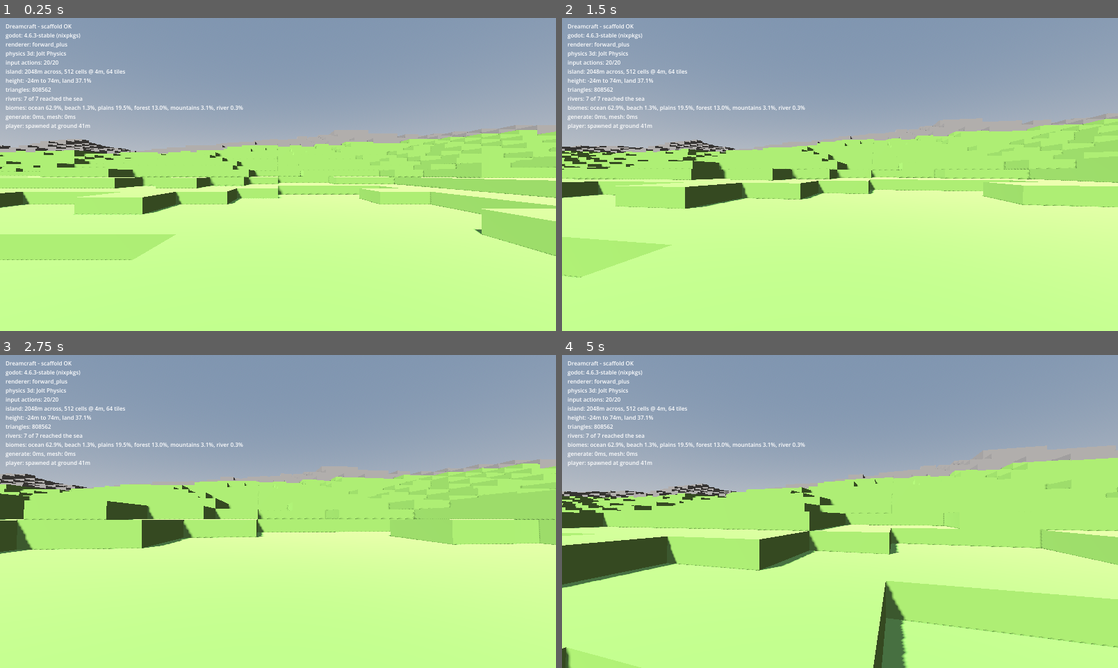
Above: before the commit, frames 1-4 (two rows, left to right).
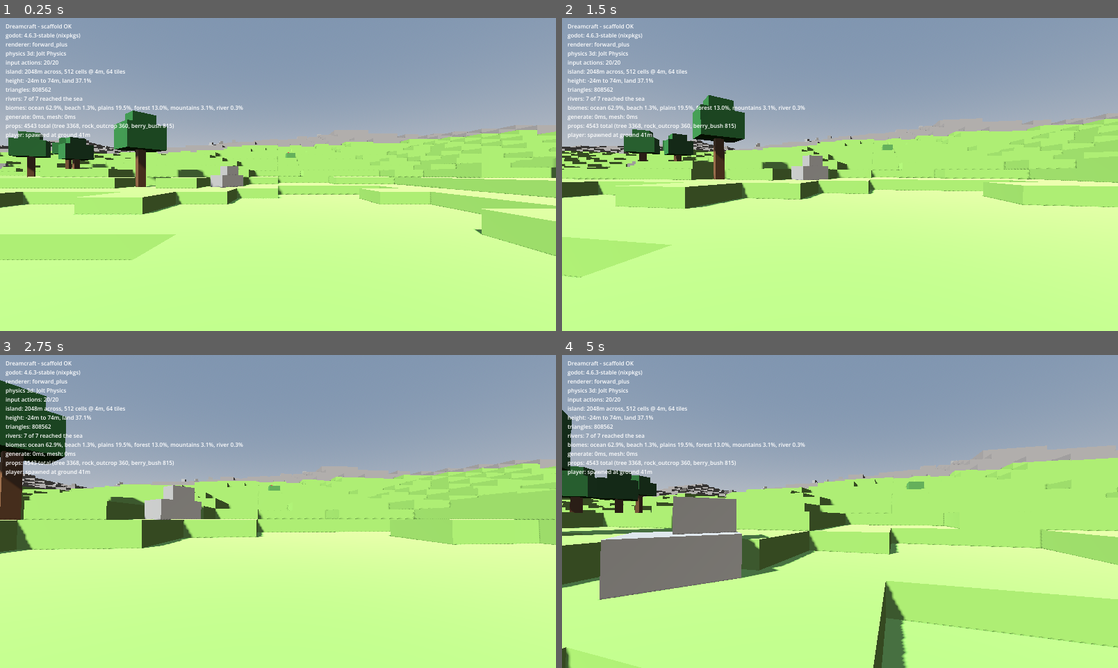
Above: after the commit, the same moments.

Repository: azthrun/dreambig-game-dreamcraft
Game: Godot game, scene res://scenes/main.tscn
Two runs of this game, one before a commit and one after it. Both use one fixed random seed, a clock stepped at 60 frames per second and the inputs below.
Inputs (mouse positions are in pixels of both pictures, inside the frame that each line leads up to):
- Up to frame 1 (0.25 s): no input
- Up to frame 2 (1.5 s): tap Enter (ui_accept) at 0.5 s; move the mouse to (867, 174) at 0.52 s; hold W (move_forward) from 0.53 s (still down); tap E (interact) at 0.6 s; click (867, 174) at 0.67 s; tap Space (jump) at 0.77 s; move the mouse to (812, 174) at 1.27 s; right-click (812, 174) at 1.35 s
- Up to frame 3 (2.75 s): keep holding W (move_forward); tap Space (jump) at 1.52 s; tap E (interact) at 1.55, 2.3 s; move the mouse to (289, 505) at 2.02 s; hold Ctrl (crouch) from 2.03 s (still down)
- Up to frame 4 (5 s): keep holding W (move_forward); move the mouse to (834, 517) at 2.77 s; release Ctrl (crouch) at 2.78 s; click (834, 517) at 2.85 s; tap Space (jump) at 3.02, 3.77, 4.52 s; tap E (interact) at 3.05, 3.8, 4.55 s; move the mouse to (878, 514) at 3.52 s; tap 1 (hotbar_1) at 3.6 s; move the mouse to (795, 508) at 4.27 s; tap 2 (hotbar_2) at 4.35 s

The runs differ from the first frame. In frame 1, 3.2% of the frame differs, in the area x 0-100%, y 29-55%; in frame 2, 3.0%; in frame 3, 4.5%; in frame 4, 8.8%, in the area x 0-71%, y 17-79%.

Commit message:
Add harvestable props with biome-weighted placement
4543 props on the island: 3368 trees, 360 rock outcrops, 815 berry bushes.
81 tests, green.

Placement is pure and seed-derived, which is what lets a save file store a
seed rather than thousands of positions -- only which props have been
harvested will ever need saving.

Props are built from box meshes in code rather than authored as .tscn
files. Same reasoning that will apply to the creatures: there is no 3D art
in this project and the aesthetic is cuboid, so boxes assembled to known
proportions are both the cheapest and the most stylistically correct
option. Each kind is still a self-contained scene subtree, just built
rather than loaded.

Three details worth recording:

Density rolls happen for every kind on every candidate cell even when the
chance is zero. Skipping the roll would make the random sequence depend on
the biome layout, so changing one biome's density would silently move every
prop placed after it.

A prop's root is its base, and terrace tops are whole metres, so placement
Y equals the cell height exactly -- no floating and no sinking, asserted
across all 4543 props rather than spot-checked.

Only tree trunks and outcrops carry collision. Canopies do not, so walking
under a tree works, and bushes have no collision at all: being blocked by a
berry bush would be annoying rather than realistic.

Yields are declared on the kind rather than at the harvest site, so
harvesting will need no per-kind branch. Tests assert no kind is silently
worthless.

Closes #7

Co-Authored-By: Claude Opus 5 <noreply@anthropic.com>

Diff:
--- a/scenes/main.tscn
+++ b/scenes/main.tscn
@@ -3,6 +3,7 @@
 [ext_resource type="Script" path="res://scripts/main.gd" id="1_o5qli"]
 [ext_resource type="Script" path="res://scripts/world/terrain.gd" id="2_terrain"]
 [ext_resource type="PackedScene" path="res://scenes/player.tscn" id="3_player"]
+[ext_resource type="Script" path="res://scripts/world/props.gd" id="4_props"]
 
 [sub_resource type="ProceduralSkyMaterial" id="ProceduralSkyMaterial_0wfyh"]
 
@@ -28,6 +29,9 @@
 [node name="Terrain" type="Node3D" parent="."]
 script = ExtResource("2_terrain")
 
+[node name="Props" type="Node3D" parent="."]
+script = ExtResource("4_props")
+
 [node name="Player" parent="." instance=ExtResource("3_player")]
 
 [node name="UI" type="CanvasLayer" parent="." unique_id=2091520569]
--- a/scripts/main.gd
+++ b/scripts/main.gd
@@ -44,6 +44,7 @@
 	var terrain := get_node_or_null(^"Terrain")
 	if terrain != null:
 		lines.append_array(terrain.stat_lines())
+		lines.append_array(_populate_props(terrain))
 		lines.append(_place_player(terrain))
 
 	for line in lines:
@@ -55,6 +56,17 @@
 
 	if not missing.is_empty():
 		push_error("Input map incomplete, missing: %s" % ", ".join(missing))
+
+
+## Builds the props. Driven from here rather than from the Props node's own _ready, so
+## it cannot run before the terrain it needs exists.
+func _populate_props(terrain: Node) -> PackedStringArray:
+	var props := get_node_or_null(^"Props")
+	var map: RefCounted = terrain.heightmap()
+	if props == null or map == null:
+		return PackedStringArray()
+	props.populate(map, terrain.world_seed)
+	return props.stat_lines()
 
 
 ## Drops the player onto the island centre, which the generator guarantees is land.
--- /dev/null
+++ b/scripts/world/props.gd
@@ -0,0 +1,64 @@
+extends Node3D
+## Spawns the island's props from the placer's output.
+##
+## Presentation only. What each prop is worth, and where it may appear, are decided in
+## the pure placer and kind modules; this just builds what it is told to.
+
+const PropPlacer := preload("res://scripts/world/props/prop_placer.gd")
+const PropFactory := preload("res://scripts/world/props/prop_factory.gd")
+const PropKind := preload("res://scripts/world/props/prop_kind.gd")
+
+## Props are hidden past this distance, per the performance budget. Terrain stays
+## visible much further out, so the horizon still reads as an island.
+const CULL_DISTANCE_M := 150.0
+
+var _counts: Dictionary = {}
+
+
+## Builds every prop for a world grid. Returns per-kind counts.
+func populate(map: RefCounted, seed_value: int) -> Dictionary:
+	for child in get_children():
+		child.queue_free()
+	_counts = {}
+
+	var placer: RefCounted = PropPlacer.new()
+	var factory: RefCounted = PropFactory.new()
+	var placements: Array = placer.place(map, seed_value)
+
+	for placement in placements:
+		var kind: int = placement["kind"]
+		var prop: Node3D = factory.build(kind)
+		add_child(prop)
+		prop.position = placement["position"]
+		prop.rotation.y = placement["yaw"]
+		prop.scale = Vector3.ONE * float(placement["scale"])
+		# Recorded on the node so a harvest interaction can read what this prop gives
+		# up without re-deriving it.
+		prop.set_meta(&"prop_kind", kind)
+		prop.set_meta(&"prop_yield", PropKind.yield_of(kind))
+		_apply_culling(prop)
+		_counts[kind] = int(_counts.get(kind, 0)) + 1
+
+	return _counts
+
+
+func counts() -> Dictionary:
+	return _counts
+
+
+func stat_lines() -> PackedStringArray:
+	var lines := PackedStringArray()
+	var parts := PackedStringArray()
+	var total := 0
+	for kind in PropKind.ALL:
+		var count := int(_counts.get(kind, 0))
+		total += count
+		parts.append("%s %d" % [PropKind.name_of(kind), count])
+	lines.append("props: %d total (%s)" % [total, ", ".join(parts)])
+	return lines
+
+
+func _apply_culling(prop: Node3D) -> void:
+	for child in prop.get_children():
+		if child is GeometryInstance3D:
+			(child as GeometryInstance3D).visibility_range_end = CULL_DISTANCE_M
--- /dev/null
+++ b/scripts/world/props/prop_factory.gd
@@ -0,0 +1,86 @@
+extends RefCounted
+## Builds prop bodies from box meshes.
+##
+## Constructed in code rather than authored as .tscn files, for the same reason the
+## creatures will be: there is no 3D art in this project and the aesthetic is cuboid,
+## so a handful of boxes assembled to known proportions is both the cheapest and the
+## most stylistically correct option. Each kind is still a self-contained scene
+## subtree, just built rather than loaded.
+##
+## Solid props carry collision so the player cannot walk through a trunk. Bushes do
+## not — being blocked by a berry bush would be annoying rather than realistic.
+
+const PropKind := preload("res://scripts/world/props/prop_kind.gd")
+
+const COLOUR_TRUNK := Color(0.34, 0.24, 0.16)
+const COLOUR_LEAVES := Color(0.16, 0.34, 0.18)
+const COLOUR_ROCK := Color(0.46, 0.45, 0.43)
+const COLOUR_BERRY_LEAF := Color(0.28, 0.45, 0.24)
+const COLOUR_BERRY := Color(0.62, 0.16, 0.24)
+
+
+## Builds a prop rooted at its base, so the root can be placed directly on the terrace
+## surface with no vertical fudging.
+func build(kind: int) -> Node3D:
+	match kind:
+		PropKind.Kind.TREE:
+			return _build_tree()
+		PropKind.Kind.ROCK_OUTCROP:
+			return _build_outcrop()
+		PropKind.Kind.BERRY_BUSH:
+			return _build_bush()
+	return Node3D.new()
+
+
+func _build_tree() -> Node3D:
+	var root := StaticBody3D.new()
+	root.name = "Tree"
+	_add_box(root, Vector3(0.0, 2.1, 0.0), Vector3(0.7, 4.2, 0.7), COLOUR_TRUNK)
+	_add_box(root, Vector3(0.0, 4.9, 0.0), Vector3(3.4, 2.4, 3.4), COLOUR_LEAVES)
+	_add_box(root, Vector3(0.0, 6.5, 0.0), Vector3(2.0, 1.4, 2.0), COLOUR_LEAVES)
+	# Only the trunk blocks movement; walking under a canopy should be possible.
+	_add_collider(root, Vector3(0.0, 2.1, 0.0), Vector3(0.7, 4.2, 0.7))
+	return root
+
+
+func _build_outcrop() -> Node3D:
+	var root := StaticBody3D.new()
+	root.name = "RockOutcrop"
+	_add_box(root, Vector3(0.0, 0.6, 0.0), Vector3(2.6, 1.2, 2.2), COLOUR_ROCK)
+	_add_box(root, Vector3(0.5, 1.5, -0.3), Vector3(1.5, 1.4, 1.3), COLOUR_ROCK)
+	_add_collider(root, Vector3(0.0, 0.9, 0.0), Vector3(2.6, 1.8, 2.2))
+	return root
+
+
+func _build_bush() -> Node3D:
+	# No StaticBody3D: a bush is scenery the player walks through.
+	var root := Node3D.new()
+	root.name = "BerryBush"
+	_add_box(root, Vector3(0.0, 0.5, 0.0), Vector3(1.5, 1.0, 1.5), COLOUR_BERRY_LEAF)
+	_add_box(root, Vector3(0.35, 1.0, 0.2), Vector3(0.3, 0.3, 0.3), COLOUR_BERRY)
+	_add_box(root, Vector3(-0.3, 0.85, -0.25), Vector3(0.3, 0.3, 0.3), COLOUR_BERRY)
+	return root
+
+
+func _add_box(parent: Node3D, offset: Vector3, size: Vector3,
+		colour: Color) -> void:
+	var mesh := BoxMesh.new()
+	mesh.size = size
+	var material := StandardMaterial3D.new()
+	material.albedo_color = colour
+	material.roughness = 0.92
+	material.specular_mode = BaseMaterial3D.SPECULAR_DISABLED
+	var instance := MeshInstance3D.new()
+	instance.mesh = mesh
+	instance.material_override = material
+	instance.position = offset
+	parent.add_child(instance)
+
+
+func _add_collider(parent: Node3D, offset: Vector3, size: Vector3) -> void:
+	var shape := BoxShape3D.new()
+	shape.size = size
+	var collider := CollisionShape3D.new()
+	collider.shape = shape
+	collider.position = offset
+	parent.add_child(collider)
--- /dev/null
+++ b/scripts/world/props/prop_kind.gd
@@ -0,0 +1,66 @@
+extends RefCounted
+## Prop kinds and what each yields when harvested.
+##
+## Kept separate from placement and construction so nothing needs to depend on either
+## just to ask what a prop is worth.
+
+enum Kind {
+	TREE,
+	ROCK_OUTCROP,
+	BERRY_BUSH,
+}
+
+## What harvesting a prop produces. NONE means the prop is not harvestable.
+enum Yield {
+	NONE,
+	WOOD,
+	STONE,
+	BERRIES,
+}
+
+const ALL: Array[int] = [
+	Kind.TREE,
+	Kind.ROCK_OUTCROP,
+	Kind.BERRY_BUSH,
+]
+
+
+static func name_of(kind: int) -> String:
+	match kind:
+		Kind.TREE:
+			return "tree"
+		Kind.ROCK_OUTCROP:
+			return "rock_outcrop"
+		Kind.BERRY_BUSH:
+			return "berry_bush"
+	return "unknown"
+
+
+## The resource this prop gives up. Declared here rather than at the harvest site so
+## the harvesting code never needs a per-kind branch.
+static func yield_of(kind: int) -> int:
+	match kind:
+		Kind.TREE:
+			return Yield.WOOD
+		Kind.ROCK_OUTCROP:
+			return Yield.STONE
+		Kind.BERRY_BUSH:
+			return Yield.BERRIES
+	return Yield.NONE
+
+
+static func yield_name(resource: int) -> String:
+	match resource:
+		Yield.WOOD:
+			return "wood"
+		Yield.STONE:
+			return "stone"
+		Yield.BERRIES:
+			return "berries"
+	return "none"
+
+
+## Whether the player is blocked by this prop. Bushes are pushed through; trunks and
+## outcrops are not.
+static func is_solid(kind: int) -> bool:
+	return kind != Kind.BERRY_BUSH
--- /dev/null
+++ b/scripts/world/props/prop_placer.gd
@@ -0,0 +1,98 @@
+extends RefCounted
+## Decides where props go, from the world grid and a seed.
+##
+## Pure: returns a list of placements as plain data. Nothing here builds a mesh or
+## touches a Node, so density and biome rules are testable without a scene.
+##
+## Placement is derived entirely from the seed, so props are reproducible and never
+## need saving — only which of them have been harvested does.
+
+const Heightmap := preload("res://scripts/world/heightmap.gd")
+const Biome := preload("res://scripts/world/biome.gd")
+const PropKind := preload("res://scripts/world/props/prop_kind.gd")
+
+## Trees stop at this height. Above it the mountains are bare rock, which is what
+## makes a treeline visible from a distance.
+const TREELINE_M := 44
+
+## Chance per candidate cell, by prop kind and biome. Zero means the prop never
+## appears there. Trees are dense in forest and sparse in plains, which is most of
+## what makes the two biomes look different at ground level.
+const DENSITY := {
+	PropKind.Kind.TREE: {
+		Biome.Kind.FOREST: 0.42,
+		Biome.Kind.PLAINS: 0.035,
+	},
+	PropKind.Kind.ROCK_OUTCROP: {
+		Biome.Kind.MOUNTAINS: 0.10,
+		Biome.Kind.PLAINS: 0.012,
+		Biome.Kind.BEACH: 0.010,
+	},
+	PropKind.Kind.BERRY_BUSH: {
+		Biome.Kind.PLAINS: 0.055,
+		Biome.Kind.FOREST: 0.030,
+	},
+}
+
+## Cells are considered on a stride rather than every cell, so props cannot form a
+## dense lattice at 4 m spacing.
+const CELL_STRIDE := 2
+
+## How far a prop may be nudged from its cell centre, as a fraction of cell size.
+## Breaks up the underlying grid so placement does not read as a checkerboard.
+const JITTER := 0.34
+
+
+## Returns placements as dictionaries: kind, cell, position, yaw, scale.
+func place(map: RefCounted, seed_value: int) -> Array[Dictionary]:
+	var placements: Array[Dictionary] = []
+	var rng := RandomNumberGenerator.new()
+	# Offset from the world seed so props do not correlate with terrain noise.
+	rng.seed = seed_value + 22013
+
+	var cs: float = map.cell_size_m
+	var half: float = map.size_m() * 0.5
+
+	for cz in range(0, map.cells_per_axis, CELL_STRIDE):
+		for cx in range(0, map.cells_per_axis, CELL_STRIDE):
+			var biome: int = map.biome_at_cell(cx, cz)
+			var height: int = map.height_at_cell(cx, cz)
+			if height <= Heightmap.SEA_LEVEL_M:
+				continue
+
+			var kind := _roll_kind(biome, height, rng)
+			if kind < 0:
+				continue
+
+			# Placed exactly on the terrace top, so props neither float nor sink.
+			var jitter_x := rng.randf_range(-JITTER, JITTER) * cs
+			var jitter_z := rng.randf_range(-JITTER, JITTER) * cs
+			var position := Vector3(
+					float(cx) * cs - half + cs * 0.5 + jitter_x,
+					float(height),
+					float(cz) * cs - half + cs * 0.5 + jitter_z)
+
+			placements.append({
+				"kind": kind,
+				"cell": Vector2i(cx, cz),
+				"position": position,
+				"yaw": rng.randf_range(0.0, TAU),
+				"scale": rng.randf_range(0.82, 1.28),
+			})
+
+	return placements
+
+
+## Picks a kind for a cell, or -1 for nothing. Rolls once per kind in a fixed order so
+## the result depends only on the seed and not on iteration order elsewhere.
+func _roll_kind(biome: int, height: int, rng: RandomNumberGenerator) -> int:
+	for kind in PropKind.ALL:
+		var by_biome: Dictionary = DENSITY[kind]
+		var chance: float = by_biome.get(biome, 0.0)
+		if kind == PropKind.Kind.TREE and height > TREELINE_M:
+			chance = 0.0
+		# Rolled even when the chance is zero, so the random sequence — and therefore
+		# every later placement — does not shift with the biome layout.
+		if rng.randf() < chance:
+			return kind
+	return -1
--- /dev/null
+++ b/tests/integration/prop_collision_test.gd
@@ -0,0 +1,86 @@
+extends "res://tests/test_case.gd"
+## Integration tests for prop collision.
+##
+## Solidity is a physics property, so it is checked by building the prop and asking the
+## physics space, rather than by trusting the factory's intent.
+
+const PropFactory := preload("res://scripts/world/props/prop_factory.gd")
+const PropKind := preload("res://scripts/world/props/prop_kind.gd")
+
+var _world: Node3D
+
+
+func after_each() -> void:
+	if _world != null and is_instance_valid(_world):
+		_world.free()
+	_world = null
+
+
+func _spawn(kind: int) -> Node3D:
+	_world = Node3D.new()
+	scene_root().add_child(_world)
+	var factory: RefCounted = PropFactory.new()
+	var prop: Node3D = factory.build(kind)
+	_world.add_child(prop)
+	prop.global_position = Vector3.ZERO
+	return prop
+
+
+func test_solid_props_are_physics_bodies_with_a_shape() -> void:
+	for kind in [PropKind.Kind.TREE, PropKind.Kind.ROCK_OUTCROP]:
+		var prop := _spawn(kind)
+		assert_true(prop is StaticBody3D,
+				"%s should be solid" % PropKind.name_of(kind))
+		var shapes := 0
+		for child in prop.get_children():
+			if child is CollisionShape3D:
+				shapes += 1
+		assert_true(shapes > 0,
+				"%s has no collision shape" % PropKind.name_of(kind))
+		after_each()
+
+
+func test_bushes_have_no_collision_at_all() -> void:
+	var prop := _spawn(PropKind.Kind.BERRY_BUSH)
+	assert_false(prop is CollisionObject3D,
+			"a bush should be scenery the player walks through")
+	for child in prop.get_children():
+		assert_false(child is CollisionShape3D, "a bush should have no shape")
+
+
+func test_props_are_built_with_their_base_at_the_origin() -> void:
+	# The placer puts the root exactly on the terrace top, so anything extending below
+	# the root would sink into the ground.
+	for kind in PropKind.ALL:
+		var prop := _spawn(kind)
+		var lowest := 1000.0
+		for child in prop.get_children():
+			if child is MeshInstance3D:
+				var box := (child as MeshInstance3D).mesh as BoxMesh
+				lowest = minf(lowest, child.position.y - box.size.y * 0.5)
+		assert_almost_eq(lowest, 0.0, 0.05,
+				"%s should sit on its base" % PropKind.name_of(kind))
+		after_each()
+
+
+func test_solid_props_block_a_shape_query() -> void:
+	# The point of collision: something trying to occupy the trunk is refused.
+	var prop := _spawn(PropKind.Kind.TREE)
+	await step_physics(2)
+	var body := CharacterBody3D.new()
+	var shape := CapsuleShape3D.new()
+	shape.radius = 0.4
+	shape.height = 1.8
+	var collider := CollisionShape3D.new()
+	collider.shape = shape
+	collider.position.y = 0.9
+	body.add_child(collider)
+	_world.add_child(body)
+	body.global_position = Vector3(4.0, 0.0, 0.0)
+	await step_physics(2)
+	# Moving into the trunk should be reported as blocked.
+	assert_true(body.test_move(body.global_transform, Vector3(-4.0, 0.0, 0.0)),
+			"a tree trunk should block movement through it")
+	assert_false(body.test_move(body.global_transform, Vector3(4.0, 0.0, 0.0)),
+			"open ground away from the tree should be clear")
+	prop.queue_free()
--- /dev/null
+++ b/tests/unit/prop_placer_test.gd
@@ -0,0 +1,141 @@
+extends "res://tests/test_case.gd"
+## Tests prop placement: biome weighting, surface placement, and determinism.
+
+const IslandGenerator := preload("res://scripts/world/island_generator.gd")
+const PropPlacer := preload("res://scripts/world/props/prop_placer.gd")
+const PropKind := preload("res://scripts/world/props/prop_kind.gd")
+const Heightmap := preload("res://scripts/world/heightmap.gd")
+const Biome := preload("res://scripts/world/biome.gd")
+
+const SEED := 20260729
+
+
+func _world() -> RefCounted:
+	var generator: RefCounted = IslandGenerator.new()
+	return generator.generate(SEED)
+
+
+func _place(map: RefCounted, seed_value: int) -> Array:
+	var placer: RefCounted = PropPlacer.new()
+	return placer.place(map, seed_value)
+
+
+func test_placement_is_deterministic_from_the_seed() -> void:
+	# Props are reproduced from the seed rather than saved, so this is what makes a
+	# save file able to store a seed instead of thousands of positions.
+	var map := _world()
+	var first := _place(map, SEED)
+	var second := _place(map, SEED)
+	assert_eq(first.size(), second.size())
+	for i in first.size():
+		assert_eq(first[i]["position"], second[i]["position"])
+		assert_eq(first[i]["kind"], second[i]["kind"])
+
+
+func test_different_seeds_place_props_differently() -> void:
+	var map := _world()
+	assert_ne(_place(map, SEED).size(), 0)
+	var a := _place(map, SEED)
+	var b := _place(map, SEED + 1)
+	var same := 0
+	for i in mini(a.size(), b.size()):
+		if a[i]["position"] == b[i]["position"]:
+			same += 1
+	assert_true(same < mini(a.size(), b.size()),
+			"a different seed should move at least some props")
+
+
+func test_props_sit_exactly_on_the_terrace_surface() -> void:
+	# Neither floating nor sunk: the prop root is its base, and the terrace top is a
+	# whole number of metres, so Y must equal the cell height exactly.
+	var map := _world()
+	var offenders := 0
+	for placement in _place(map, SEED):
+		var position: Vector3 = placement["position"]
+		var ground: int = map.height_at_world(position.x, position.z)
+		if absf(position.y - float(ground)) > 0.001:
+			offenders += 1
+	assert_eq(offenders, 0, "every prop should rest on its own cell's surface")
+
+
+func test_no_props_are_placed_in_the_ocean() -> void:
+	var map := _world()
+	var wet := 0
+	for placement in _place(map, SEED):
+		var cell: Vector2i = placement["cell"]
+		if map.biome_at_cell(cell.x, cell.y) == Biome.Kind.OCEAN:
+			wet += 1
+	assert_eq(wet, 0, "props must not spawn underwater")
+
+
+func test_trees_are_dense_in_forest_and_sparse_in_plains() -> void:
+	# The clearest ground-level difference between the two biomes.
+	var map := _world()
+	var forest_trees := 0
+	var plains_trees := 0
+	var forest_cells := 0
+	var plains_cells := 0
+
+	for placement in _place(map, SEED):
+		if placement["kind"] != PropKind.Kind.TREE:
+			continue
+		var cell: Vector2i = placement["cell"]
+		match map.biome_at_cell(cell.x, cell.y):
+			Biome.Kind.FOREST:
+				forest_trees += 1
+			Biome.Kind.PLAINS:
+				plains_trees += 1
+
+	var counts: Dictionary = map.biome_counts()
+	forest_cells = int(counts.get(Biome.Kind.FOREST, 0))
+	plains_cells = int(counts.get(Biome.Kind.PLAINS, 0))
+	assert_true(forest_cells > 0 and plains_cells > 0)
+
+	var forest_density := float(forest_trees) / float(forest_cells)
+	var plains_density := float(plains_trees) / float(plains_cells)
+	assert_true(forest_trees > 0, "forest should have trees")
+	assert_true(forest_density > plains_density * 4.0,
+			"forest should be markedly denser than plains (%f vs %f)"
+					% [forest_density, plains_density])
+
+
+func test_no_trees_grow_above_the_treeline() -> void:
+	# A visible treeline is what makes high ground read as bare rock.
+	var map := _world()
+	var too_high := 0
+	for placement in _place(map, SEED):
+		if placement["kind"] != PropKind.Kind.TREE:
+			continue
+		var cell: Vector2i = placement["cell"]
+		if map.height_at_cell(cell.x, cell.y) > PropPlacer.TREELINE_M:
+			too_high += 1
+	assert_eq(too_high, 0, "trees must stop at the treeline")
+
+
+func test_every_kind_appears_somewhere() -> void:
+	var map := _world()
+	var seen := {}
+	for placement in _place(map, SEED):
+		seen[placement["kind"]] = true
+	for kind in PropKind.ALL:
+		assert_true(seen.has(kind),
+				"no %s was placed anywhere" % PropKind.name_of(kind))
+
+
+func test_each_kind_declares_what_it_yields() -> void:
+	# Harvesting reads the yield from the kind, so no kind may be silently worthless.
+	for kind in PropKind.ALL:
+		var resource: int = PropKind.yield_of(kind)
+		assert_ne(resource, PropKind.Yield.NONE,
+				"%s yields nothing" % PropKind.name_of(kind))
+		assert_ne(PropKind.yield_name(resource), "none")
+	assert_eq(PropKind.yield_of(PropKind.Kind.TREE), PropKind.Yield.WOOD)
+	assert_eq(PropKind.yield_of(PropKind.Kind.ROCK_OUTCROP), PropKind.Yield.STONE)
+	assert_eq(PropKind.yield_of(PropKind.Kind.BERRY_BUSH), PropKind.Yield.BERRIES)
+
+
+func test_bushes_do_not_block_movement_but_trunks_do() -> void:
+	assert_true(PropKind.is_solid(PropKind.Kind.TREE))
+	assert_true(PropKind.is_solid(PropKind.Kind.ROCK_OUTCROP))
+	assert_false(PropKind.is_solid(PropKind.Kind.BERRY_BUSH),
+			"being blocked by a berry bush would be annoying, not realistic")
Not shown, added: scripts/world/props.gd.uid
Not shown, added: scripts/world/props/prop_factory.gd.uid
Not shown, added: scripts/world/props/prop_kind.gd.uid
Not shown, added: scripts/world/props/prop_placer.gd.uid
Not shown, added: tests/integration/prop_collision_test.gd.uid
Not shown, added: tests/unit/prop_placer_test.gd.uid
